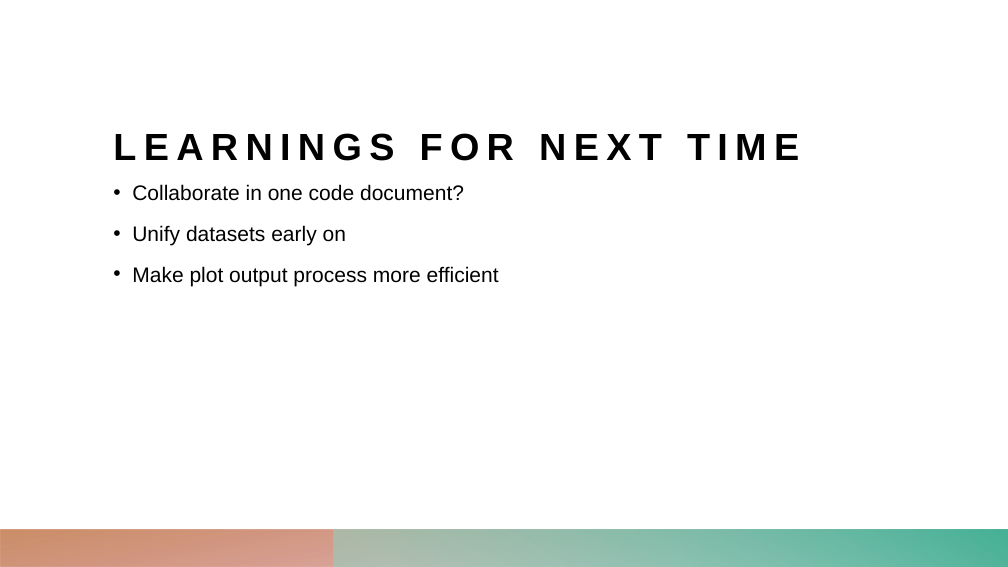
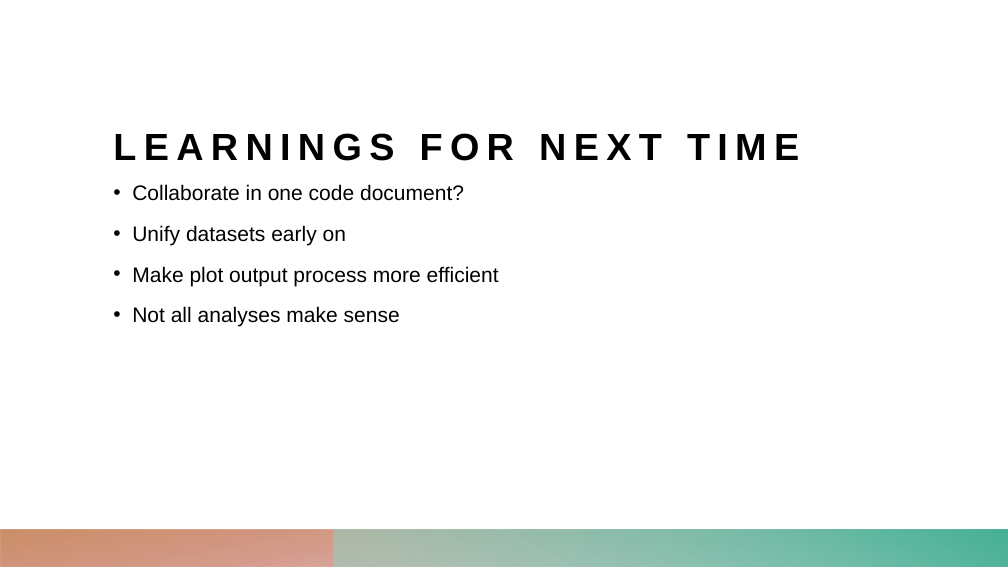
Before and after one commit to StefanMunnes/SICSS_2024, a slide deck: slide 8 of projects/abortion laws/Abortion.pptx. Drawn at 1008x567 pixels with LibreOffice and Linux fonts; fonts in the diff are those of the drawing. Boxes give left, top, right and bottom in pixels: in the first picture for what was removed or moved away, otherwise in the second. Text is boxed around its words. In the diff, an @@ line names an element or a change of style, - is before the commit and + after.

```diff
--- a/projects/abortion laws/Abortion.pptx
+++ b/projects/abortion laws/Abortion.pptx
@@ text at box(132, 306, 400, 327): paragraph added @@
+• Not all analyses make sense
```
Also in this commit, not shown: 1 other slide changed, 2 slides added.
